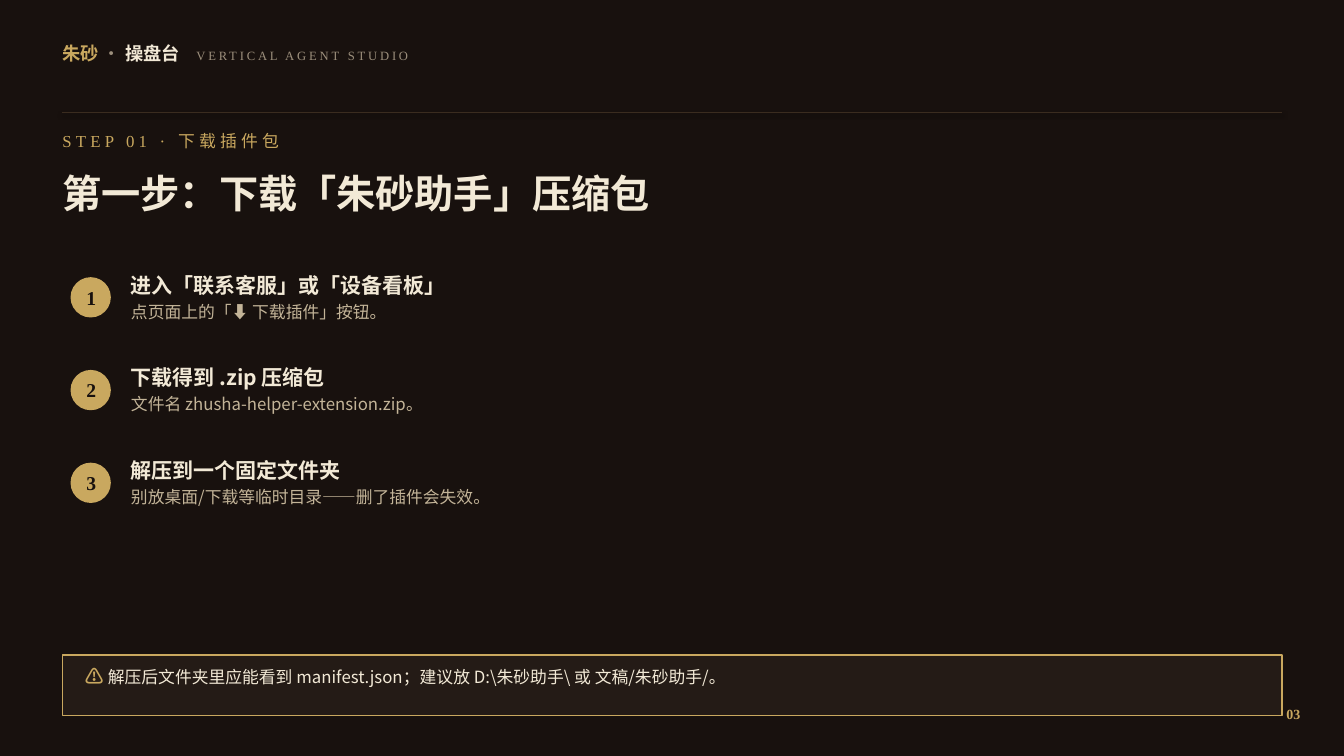
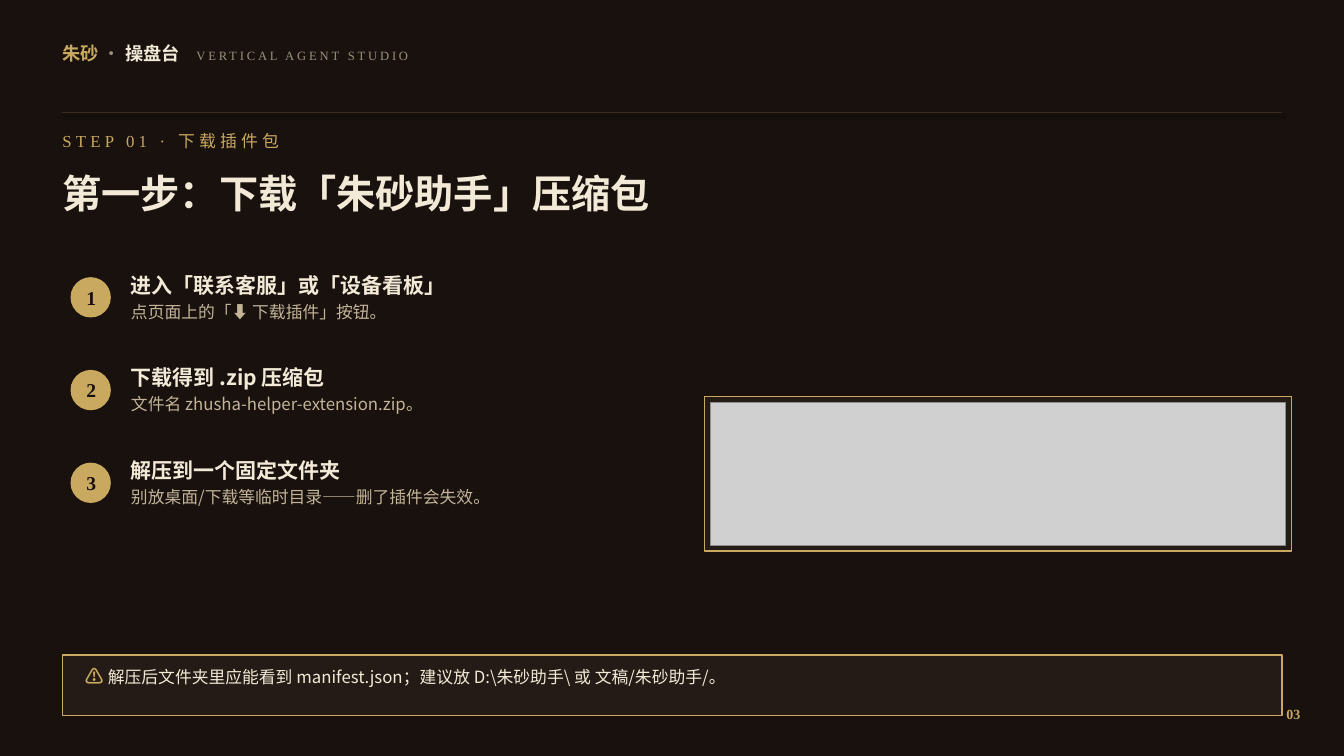
Before and after one commit to yonglin22/xhsneirongshengcheng, a slide deck: slide 4 of downloads/朱砂助手插件安装教程.pptx. Drawn at 1344x756 pixels with LibreOffice and Linux fonts; fonts in the diff are those of the drawing; grey boxes stand for pictures. Boxes give left, top, right and bottom in pixels: in the first picture for what was removed or moved away, otherwise in the second. Text is boxed around its words. In the diff, an @@ line names an element or a change of style, - is before the commit and + after.

```diff
--- a/downloads/朱砂助手插件安装教程.pptx
+++ b/downloads/朱砂助手插件安装教程.pptx
@@ rectangle added at (705,396,1292,552), fill #241B16, outline #C9A85F 1 pt @@
@@ picture added at (711,402,1286,545) @@
```
Also in this commit, not shown: 2 other slides changed, 1 other file.
